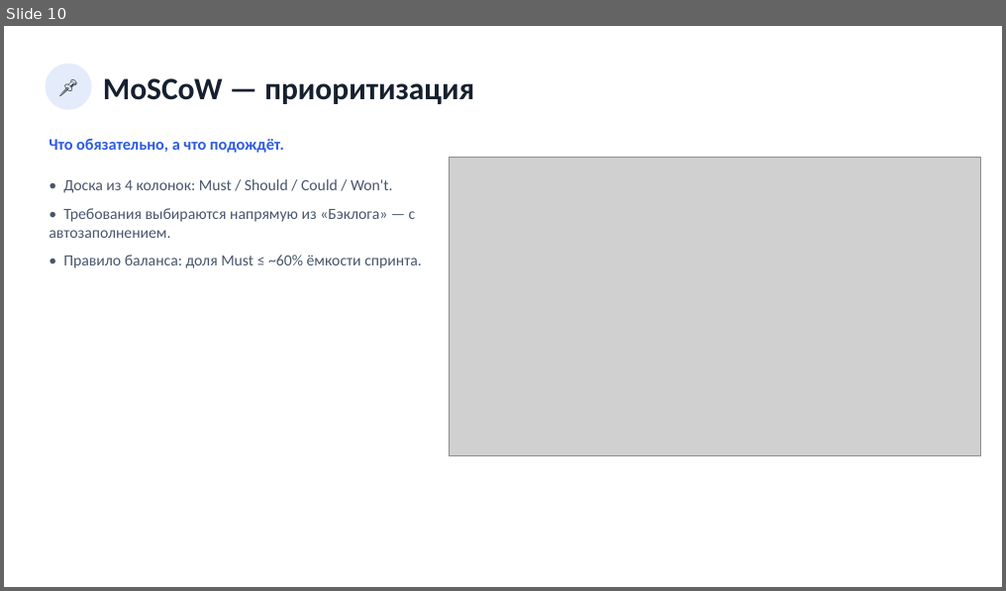
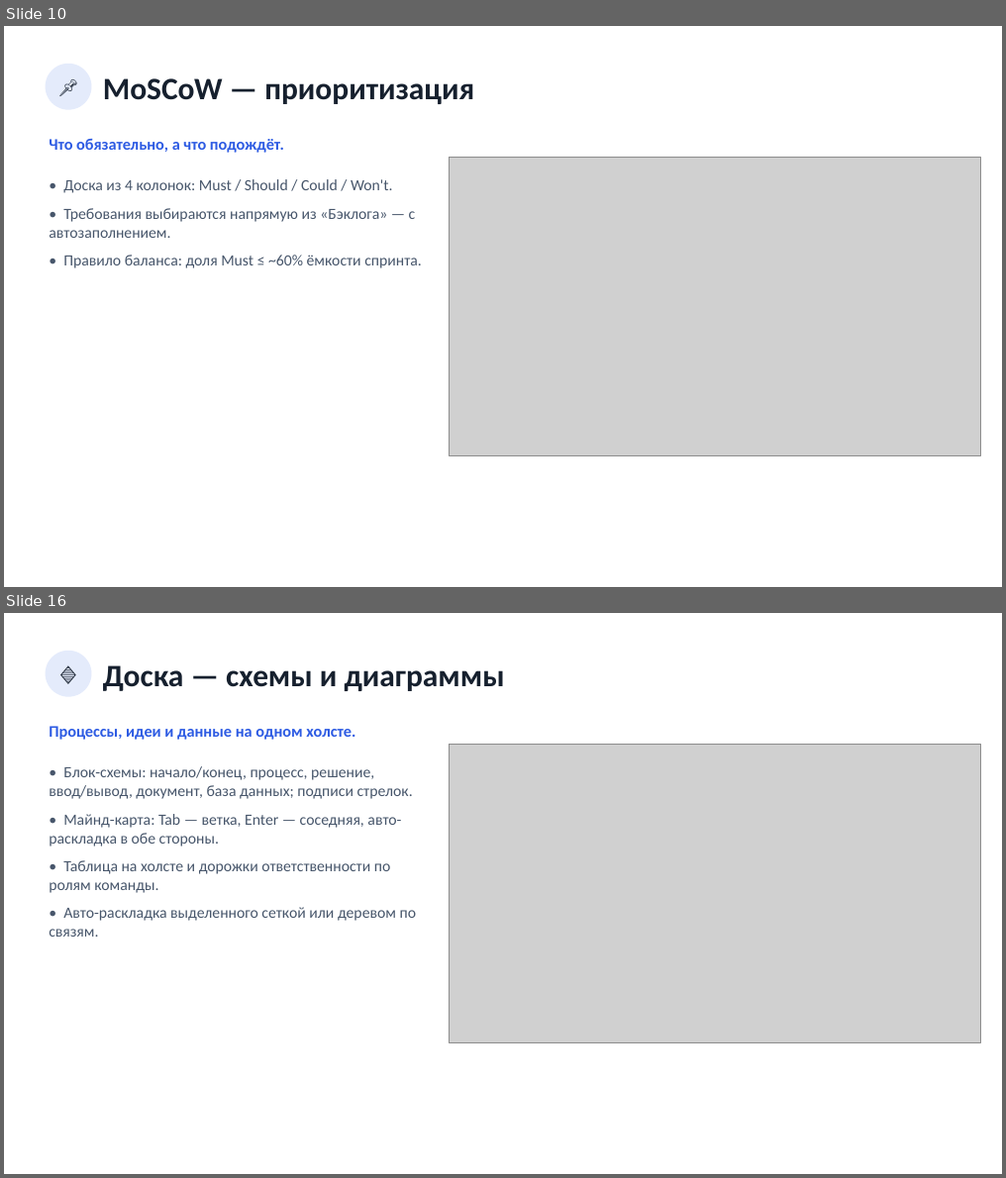
Before and after one commit to neoandrey1985/Planirovanie, a slide deck: frontend/docs/Презентация_приложения.pptx. Shown one above the other, each under a label of ours: slide 10 before the commit, slides 10 and 16 after it; the slides between them are not shown. The pictures are 1006x591 and 1006x1178 pixels, drawn with LibreOffice and Linux fonts; fonts in the diff are those of the drawing; grey boxes stand for pictures. Boxes give left, top, right and bottom in pixels: in the first picture for what was removed or moved away, otherwise in the second. Text is boxed around its words. In the diff, an @@ line names an element or a change of style, - is before the commit and + after.

```diff
--- a/frontend/docs/Презентация_приложения.pptx
+++ b/frontend/docs/Презентация_приложения.pptx
@@ slide 16 added at (4, 613, 1002, 1174), background #FFFFFF @@
@@ ellipse added at (46, 651, 91, 697), fill #E4EBFB, 18 pt, text #16202E @@
+🔷
@@ text added at (103, 665, 505, 691), 30 pt, text #16202E, bold @@
+Доска — схемы и диаграммы
@@ text added at (49, 726, 355, 740), 15.5 pt, text #2D5BE3, bold @@
+Процессы, идеи и данные на одном холсте.
@@ picture added at (450, 744, 981, 1043) @@
@@ text added at (49, 766, 417, 937), 15 pt, text #47566B @@
+• Блок-схемы: начало/конец, процесс, решение, ввод/вывод, документ, база данных; подписи стрелок.
+• Майнд-карта: Tab — ветка, Enter — соседняя, авто-раскладка в обе стороны.
+• Таблица на холсте и дорожки ответственности по ролям команды.
+• Авто-раскладка выделенного сеткой или деревом по связям.
```
Also in this commit, not shown: 1 slide changed, 4 other slides added, 8 other files.
